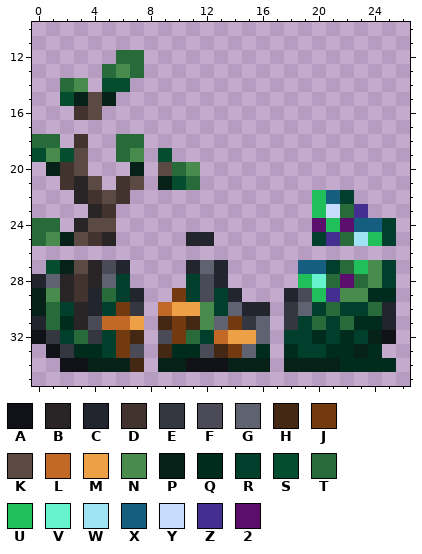
Two states of a pixel-art sprite, Resources/Textures/Tiles/Miscellaneous/BackwoodsPylonTile.png. This is how it looked before the edit.
The file is 54x72 pixels, drawn in blocks of 2x2; one block is one cell here. Shown: x 0..26, y 10..35.
Palette (. is transparent): A #101218  B #292526  C #22252e  D #42332f  E #353740  F #4a4b57  G #5f6271  H #442814  J #73390f  K #5b4a43  L #c36927  M #eda045  N #488b4d  P #062218  Q #002c1e  R #003f2c  S #044d2e  T #266b39  U #21bf5b  V #66f3cd  W #9fe3f5  X #165e80  Y #c8dcfd  Z #442f91  2 #5c0e6d
After the commit:
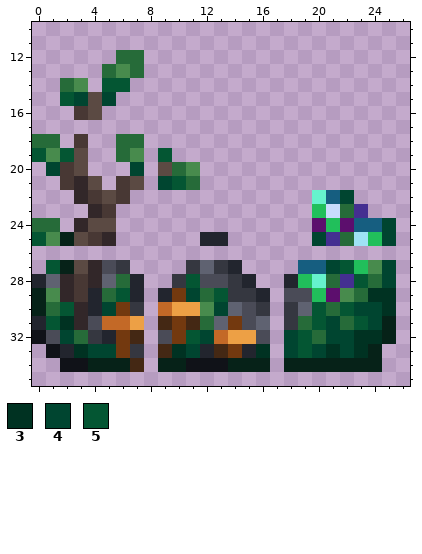
Colours new in this view: 3 #003222  4 #004530  5 #045633
The edit:
Colour B changes from #292526 to #322729.
Colour D changes from #42332f to #483834.
Colour 2 replaces colour Z in row 29 at x 21.
Colour 3 replaces colour C in row 30 at x 25.
Colour 3 replaces colour P in row 32 at x 24; in row 33 at x 23.
Colour 3 replaces colour Q in row 29 at x 24 to 25; in row 31 at x 2; in row 33 at x 3, 10, 16 and 21.
Colour 3 replaces colour R in row 32 at x 23.
Colour 4 replaces colour P in row 15 at x 3 and 5; in row 20 at x 1 and 7; in row 21 at x 9.
Colour 4 replaces colour Q in row 31 at x 24; in row 32 at x 22; in row 33 at x 4, 11, 18 and 22.
Colour 4 replaces colour R in row 22 at x 22; in row 24 at x 25; in row 25 at x 20 and 25; in row 27 at x 21 and 25; in row 28 at x 25; in row 29 at x 11.
Colour 4 replaces colour R in row 30 at x 5, 13 and 23; in row 31 at x 21; in row 32 at x 2, 12, 18 and 21; in row 33 at x 5 and 20.
Colour 4 replaces colour T in row 30 at x 24.
Colour 5 replaces colour Q in row 31 at x 23.
Colour 5 replaces colour R in row 28 at x 11; in row 29 at x 6 and 13; in row 30 at x 2, 20 and 22; in rows 32 to 33 at x 19.
Colour 5 replaces colour S in row 14 at x 5 to 6; in row 15 at x 2; in row 19 at x 0, 2 and 9; in row 21 at x 10; in row 27 at x 1.
Colour 5 replaces colour T in row 25 at x 0; in row 27 at x 22; in row 28 at x 23; in row 31 at x 1 and 20; in row 32 at x 11.
Colour C is added in row 25 at x 13; in row 27 at x 14; in row 28 at x 7, 15 and 18; in row 29 at x 9 and 16.
Colour C replaces colour E in row 33 at x 2.
Colour C replaces colour F in row 33 at x 12.
Colour C replaces colour G in row 33 at x 15.
Colour C replaces colour R in row 32 at x 5.
Colour E is added in row 28 at x 10 and 14; in row 29 at x 15.
Colour E replaces colour C in row 27 at x 6, 11 and 13; in row 29 at x 14; in row 30 at x 16.
Colour E replaces colour F in row 33 at x 7.
Colour F replaces colour C in row 28 at x 13; in row 29 at x 18; in row 30 at x 15.
Colour F replaces colour E in row 31 at x 15; in row 32 at x 1.
Colour F replaces colour G in row 32 at x 16.
Colour P replaces colour A in row 32 at x 25.
Colour P replaces colour C in row 31 at x 25.
Colour P replaces colour Q in row 33 at x 24; in row 34 at x 22 to 24.
Colour T replaces colour F in row 29 at x 12.
Colour T replaces colour N in row 28 at x 24; in row 29 at x 23; in row 31 at x 12.
Colour T replaces colour Q in row 32 at x 20.
Colour T replaces colour R in row 28 at x 6; in row 31 at x 19.
Colour V replaces colour U in row 22 at x 20.
Colour Z replaces colour 2 in row 28 at x 22.
The edit erases colour C in row 25 at x 11.
The edit erases colour Q in row 34 at x 25.
